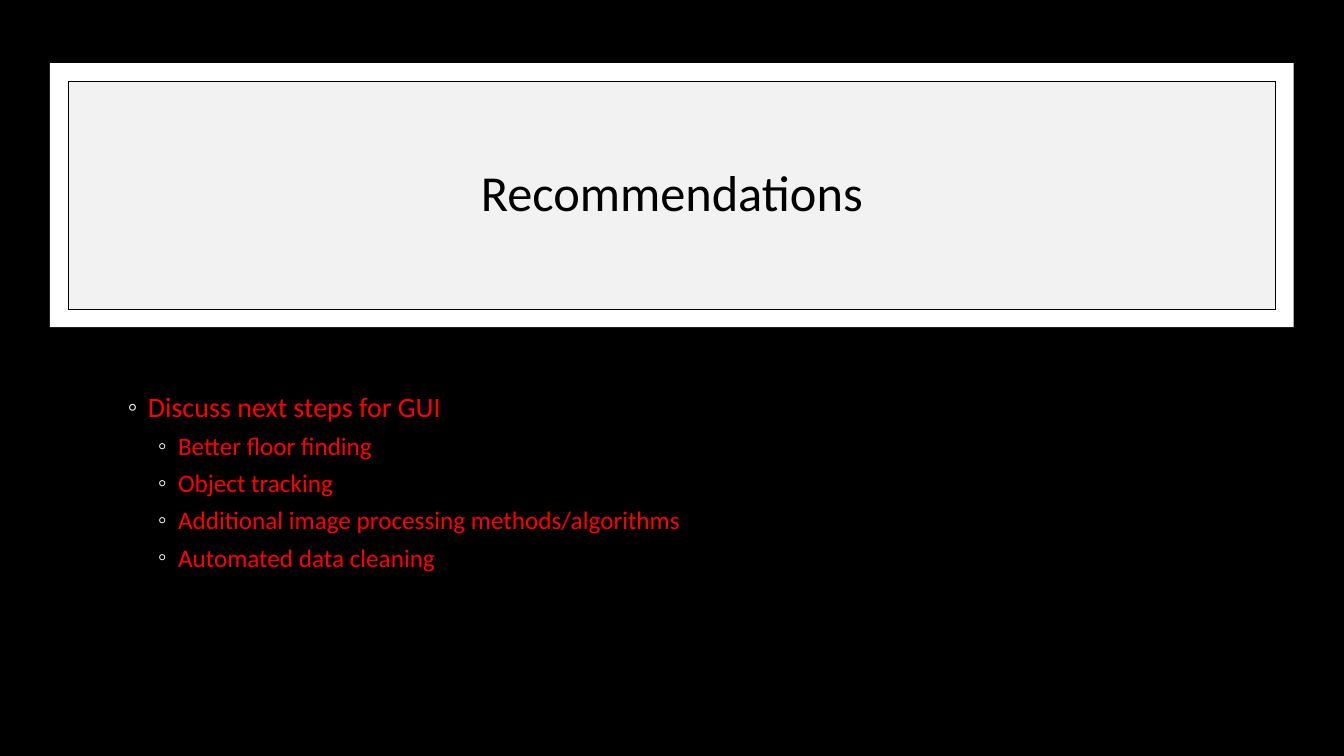
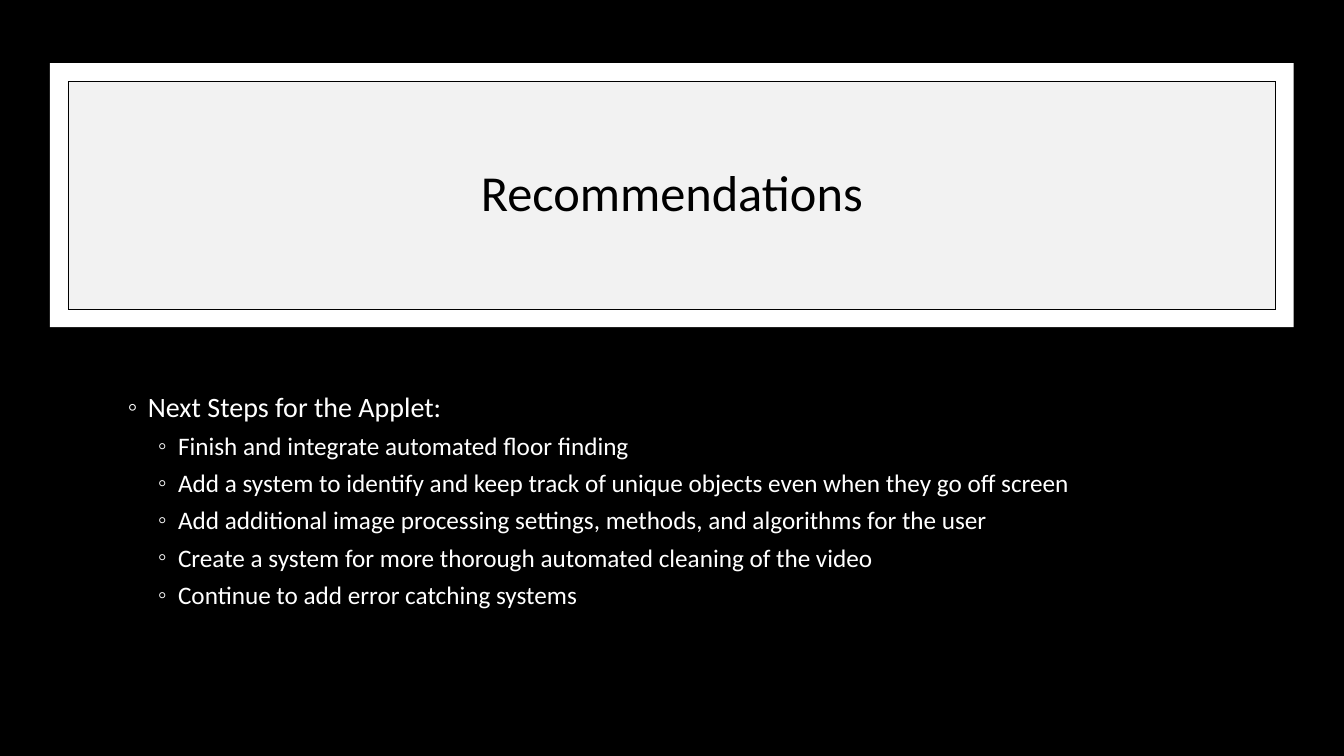
Before and after one commit to IFDL-WSU/Viscous-Droplet-Impact, a slide deck: slide 13 of Final Presentation/MECH417_Team4_FinalPresentation.pptx. Drawn at 1344x756 pixels with LibreOffice and Linux fonts; fonts in the diff are those of the drawing. Boxes give left, top, right and bottom in pixels: in the first picture for what was removed or moved away, otherwise in the second. Text is boxed around its words. In the diff, an @@ line names an element or a change of style, - is before the commit and + after.

Commit message:
Update Presentation Recommendation
Updated Recommendation Slides with thorough explanations for each point.

```diff
--- a/Final Presentation/MECH417_Team4_FinalPresentation.pptx
+++ b/Final Presentation/MECH417_Team4_FinalPresentation.pptx
@@ text at (148, 397, 1068, 609): text changed; text colour #FF0000 to #FFFFFF @@
-◦ Discuss next steps for GUI
-  ◦ Better floor finding
-  ◦ Object tracking
-  ◦ Additional image processing methods/algorithms
-  ◦ Automated data cleaning
+◦ Next Steps for the Applet:
+  ◦ Finish and integrate automated floor finding
+  ◦ Add a system to identify and keep track of unique objects even when they go off screen
+  ◦ Add additional image processing settings, methods, and algorithms for the user
+  ◦ Create a system for more thorough automated cleaning of the video
+  ◦ Continue to add error catching systems
```
